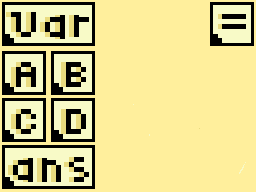
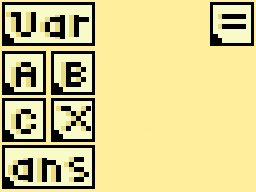
Two versions of the same layered image (256 x 192). Layer-by-layer changes:
painted on "buttons-functions.png" over [56, 106, 246, 174]
